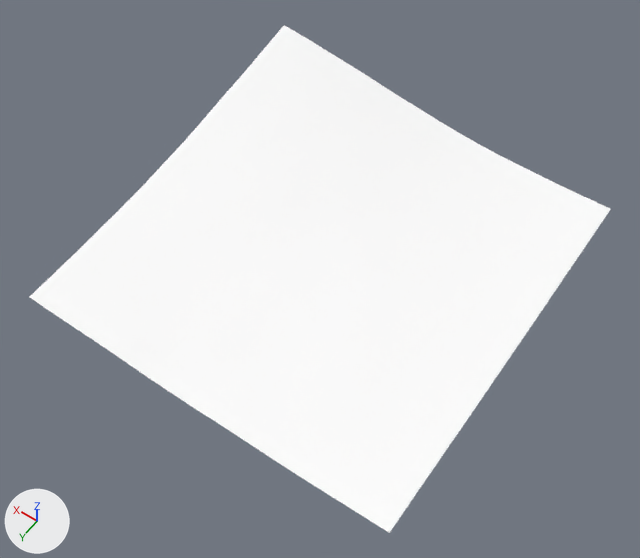
An edit to the glTF model games/yorimichi/assets/belmonte/meshes/SM_BM_BT_Terrain_0_1.glb, drawn before and after from the same camera.
The view is the same before and after, from a 50 mm lens placed at (-1096.0, 70.0, 437.0), pointed at (-904.0, -198.0, 16.0). The lights are fixed; the arrows at lower left show +X, +Y and +Z. The first picture is the older version.

Names of what the first picture shows: 'SM_BM_BT_Terrain_0_1'.
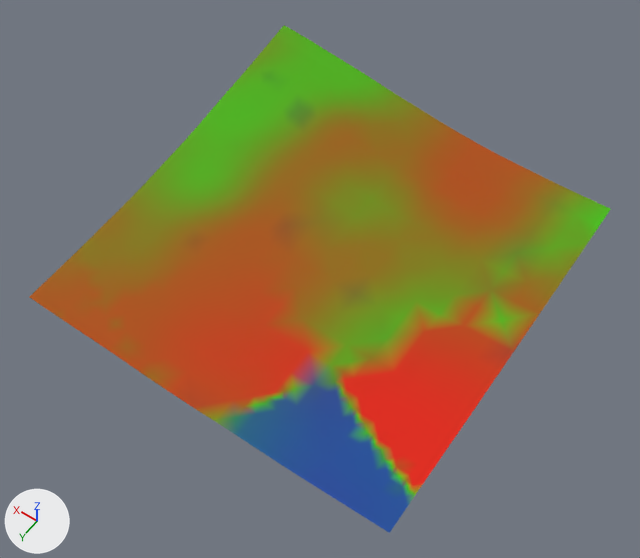
Edits to the bpy script that builds the scene:
```text
Change me_sm_bt_terrain_0_1:
    where me_sm_bt_terrain_0_1.from_pydata(...)  # 657 vertices, 1219 faces; spans x -1024.0..-768.0, y -344.0..-88.0, z 9.0..53.0
    used by ob_sm_bm_bt_terrain_0_1; location = (0.0, 0.0, 0.0)
    me_sm_bt_terrain_0_1 part 1: 353 faces centred in x -1022.0..-771.0, y -342.0..-91.0, z 11.0..52.0 are repainted in the vertex colours; the middle colour goes from white #ffffff to green #52aa00
    me_sm_bt_terrain_0_1 part 2: 277 faces centred in x -1014.0..-771.0, y -339.0..-91.0, z 10.0..32.0 are repainted in the vertex colours; the middle colour goes from white #ffffff to brown #ab5400
    me_sm_bt_terrain_0_1 part 3: 446 faces centred in x -1023.0..-771.0, y -339.0..-91.0, z 11.0..36.0 are repainted in the vertex colours; the middle colour goes from white #ffffff to yellow #877200
    me_sm_bt_terrain_0_1 part 4: 143 faces centred in x -1023.0..-843.0, y -211.0..-91.0, z 10.0..18.0 are repainted in the vertex colours; the middle colour goes from white #ffffff to orange #c73800
```

Where the change shows, as pixel boxes [x1, y1, x2, y2] in the pictures (640 x 558 px):
part 1 of me_sm_bt_terrain_0_1, recoloured: [145, 25, 611, 497] in both
part 2 of me_sm_bt_terrain_0_1, recoloured (white to brown): [30, 120, 542, 477] in both
part 3 of me_sm_bt_terrain_0_1, recoloured (darker): [67, 95, 577, 533] in both
part 4 of me_sm_bt_terrain_0_1, recoloured (darker): [128, 263, 513, 495] in both
